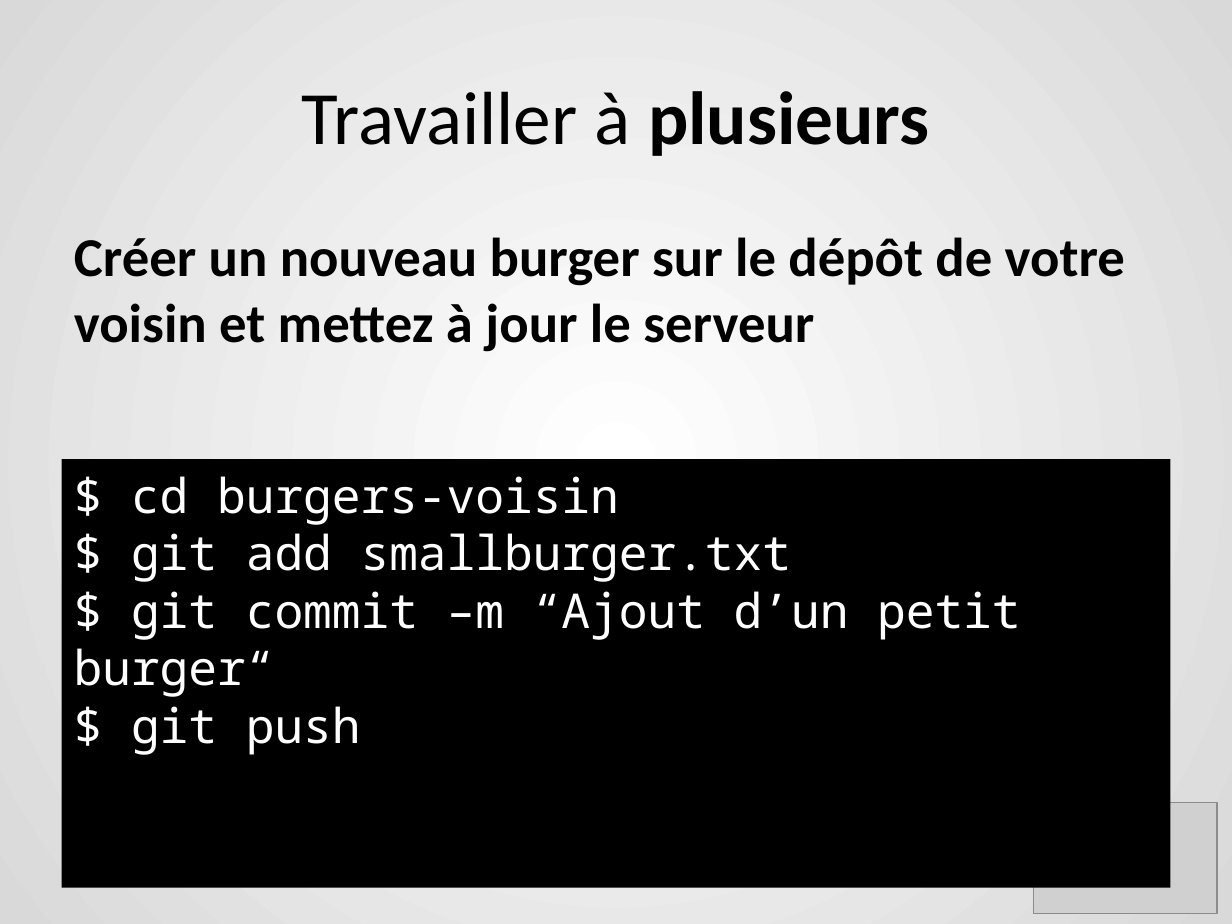
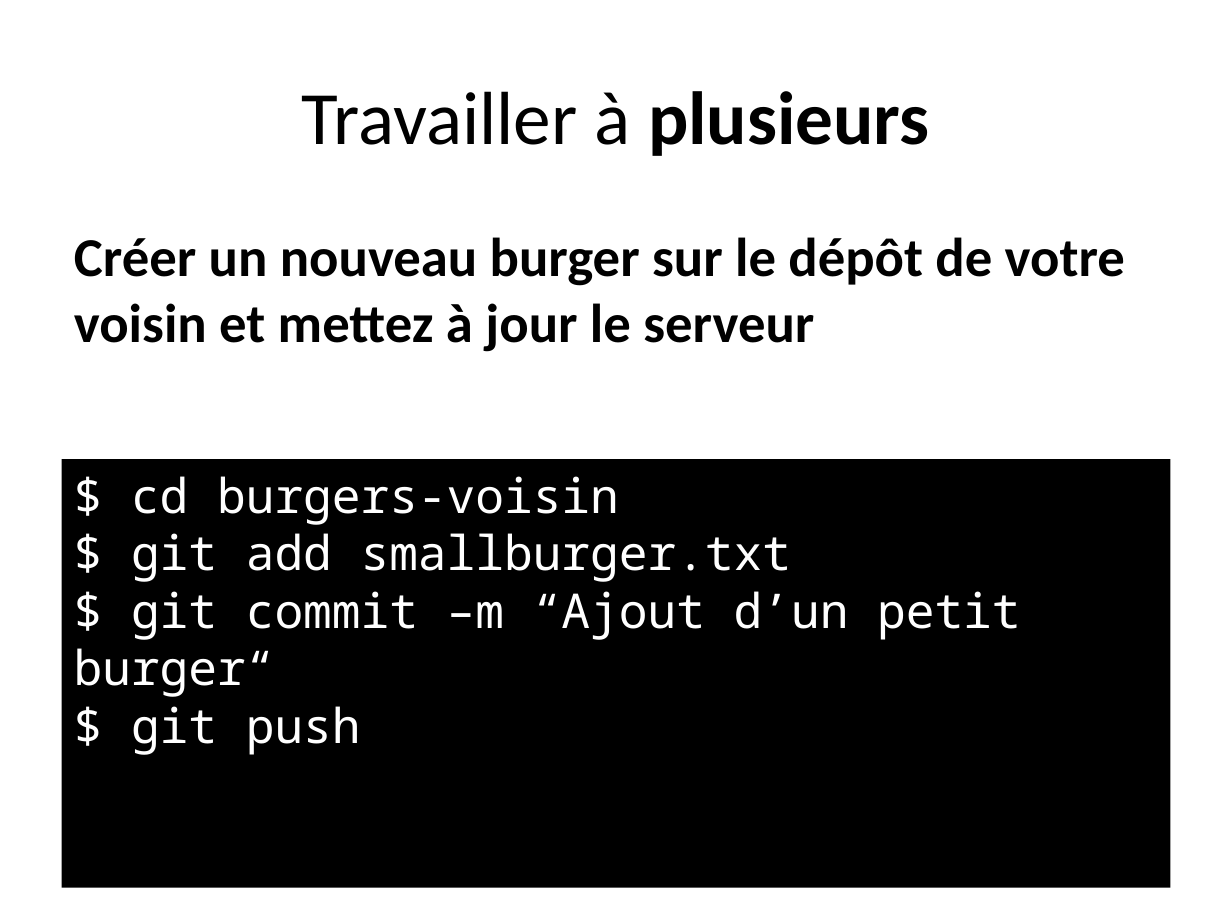
Before and after one commit to berradais/light-dna-2020-2021, a slide deck: slide 36 of 1-Environment/Lab/3.burger_lab.pptx (slide 39 before the commit). Drawn at 1232x924 pixels with LibreOffice and Linux fonts; fonts in the diff are those of the drawing; grey boxes stand for pictures. Boxes give left, top, right and bottom in pixels: in the first picture for what was removed or moved away, otherwise in the second. Text is boxed around its words. In the diff, an @@ line names an element or a change of style, - is before the commit and + after.

```diff
--- a/1-Environment/Lab/3.burger_lab.pptx
+++ b/1-Environment/Lab/3.burger_lab.pptx
@@ background gradient #FFFFFF to #D9D9D9 to #FFFFFF @@
@@ picture removed at [1034, 802, 1217, 913] @@
```
Also in this commit, not shown: 37 other slides changed, 5 slides removed, 20 other files.
